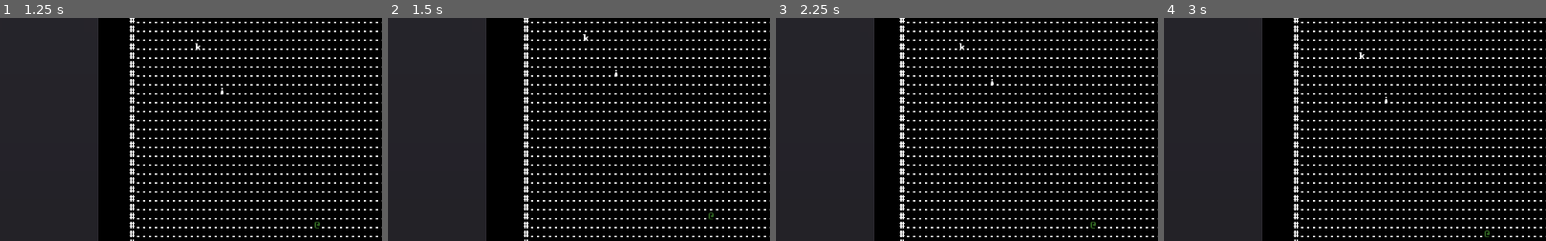
Above: before the commit, frames 1-4 (left to right).
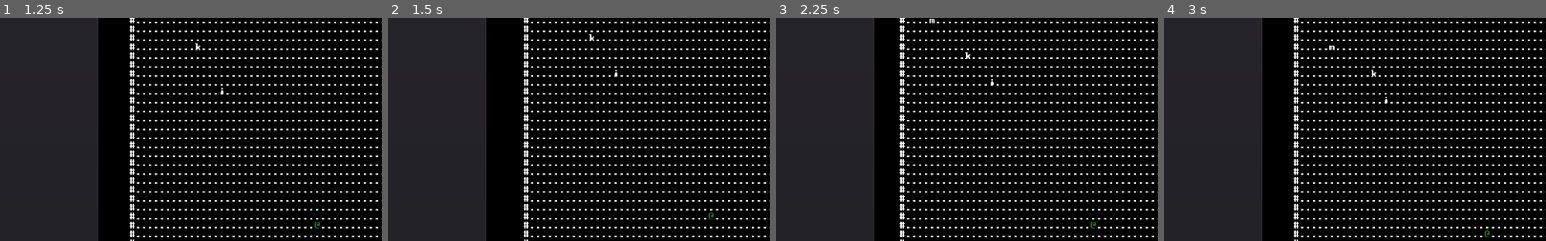
Above: after the commit, the same moments.

Repository: redxaxder/7DRL2022
Game: Godot game, scene res://scenes/root.tscn
The game is run twice, just before and just after one commit, with the same random seed, the same clock (stepped at 60 frames per second) and the same inputs.
Inputs:
- Up to frame 1 (1.25 s): tap Space (action) at 0.5 s; hold Right (right) from 0.53 s (still down); hold Space (action) from 0.53 s (still down)
- Up to frame 2 (1.5 s): release Right (right) at 1.28 s; release Space (action) at 1.28 s; hold Down (down) from 1.28 s (still down); tap Space (action) at 1.35 s
- Up to frame 3 (2.25 s): tap Enter at 2 s; release Down (down) at 2.03 s; hold Right (right) from 2.03 s (still down); hold . (pass) from 2.03 s (still down)
- Up to frame 4 (3 s): tap Space (action) at 2.3, 2.75, 2.85 s; release Right (right) at 2.78 s; release . (pass) at 2.78 s; hold Up (up) from 2.78 s (still down)
The pictures show only the part of the screen within x 2-52%, y 0-50%; the shares and areas given below are measured in that part.

Frame 1 is identical in both runs. In frame 2, less than 0.1% of the frame differs, in the area x 51-54%, y 7-11%; in frame 3, 0.1%, in the area x 40-51%, y 0-19%; in frame 4, 0.1%.

Commit message:
location service tendrils

Diff:
--- a/lib/actor.gd
+++ b/lib/actor.gd
@@ -10,18 +10,19 @@
 var combatLog: CombatLog
 var locationService: LocationService
 
-var pos: Vector2
 var player: bool = false
 var speed: int = 3
 
 func try_move(i,j) -> bool:
+	var pos = Vector2(i,j)
 	if terrain.at(i,j) == '#':
 		return false
-#	if locationService.lookup(Vector2(i,j), constants.BLOCKER).size() > 0:
-#		return false
+	if locationService.lookup(pos, constants.BLOCKER).size() > 0:
+		return false
 	else:
-		set_pos(Vector2(i,j))
-		terrain.update_dijkstra_map([pos])
+		set_pos(pos)
+		if player:
+			terrain.update_dijkstra_map([pos])
 		position = self.SCREEN.dungeon_to_screen(pos.x ,pos.y)
 		return true
 
@@ -29,10 +30,10 @@
 	return locationService.lookup_backward(self, default)
 
 func set_pos(p: Vector2):
-	pos = p
 	locationService.insert(self,p)
 
 func knockback(dir: Vector2):
+	var pos = get_pos()
 	var i: int = pos.x + dir.x
 	var j: int = pos.y + dir.y
 	var c: bool = try_move(i, j)
--- a/lib/mob.gd
+++ b/lib/mob.gd
@@ -43,6 +43,7 @@
 	return final_candidates[randi() % final_candidates.size()]
 
 func draw() -> void:
-	var t_pos = self.SCREEN.dungeon_to_screen(self.pos.x,self.pos.y)
+	var pos = get_pos()
+	var t_pos = self.SCREEN.dungeon_to_screen(pos.x,pos.y)
 	self.transform.origin.x = float(t_pos.x)
 	self.transform.origin.y = float(t_pos.y)
--- a/scenes/LocationService.gd
+++ b/scenes/LocationService.gd
@@ -20,7 +20,7 @@
 	else:
 		var ret = []
 		for res in results:
-			if res.is_in_group(group):
+			if res && res.is_in_group(group):
 				ret.append(res)
 		return ret
 
--- a/scenes/run.gd
+++ b/scenes/run.gd
@@ -64,26 +64,27 @@
 		var acted: bool = false
 		var moved: bool = false
 		var dir: int = DIR.UP
+		var ppos = pc.get_pos()
 		if event.is_action_pressed("left"):
-			acted = pc.try_move(pc.pos.x-1,pc.pos.y)
+			acted = pc.try_move(ppos.x-1,ppos.y)
 			if acted:
 				update_pan(DIR.LEFT)
 				moved = true
 				dir = DIR.LEFT
 		elif event.is_action_pressed("right"):
-			acted = pc.try_move(pc.pos.x+1,pc.pos.y)
+			acted = pc.try_move(ppos.x+1,ppos.y)
 			if acted:
 				update_pan(DIR.RIGHT)
 				moved = true
 				dir = DIR.RIGHT
 		elif event.is_action_pressed("up"):
-			acted = pc.try_move(pc.pos.x,pc.pos.y-1)
+			acted = pc.try_move(ppos.x,ppos.y-1)
 			if acted:
 				update_pan(DIR.UP)
 				moved = true
 				dir = DIR.UP
 		elif event.is_action_pressed("down"):
-			acted = pc.try_move(pc.pos.x,pc.pos.y+1)
+			acted = pc.try_move(ppos.x,ppos.y+1)
 			if acted:
 				update_pan(DIR.DOWN)
 				moved = true
@@ -129,7 +130,8 @@
 		pan = scale(pan, SCREEN.TILE_WIDTH)
 	else:
 		pan = scale(pan, SCREEN.TILE_HEIGHT)
-	$camera.position = SCREEN.dungeon_to_screen(pc.pos.x, pc.pos.y) + SCREEN.CENTER + pan
+	var ppos = pc.get_pos()
+	$camera.position = SCREEN.dungeon_to_screen(ppos.x, ppos.y) + SCREEN.CENTER + pan
 
 var DeathModal: PackedScene = preload("res://scenes/DeathModal.tscn")
 func _handle_death():
--- a/sprites/knight.gd
+++ b/sprites/knight.gd
@@ -14,7 +14,7 @@
 		attack()
 	else:
 		var next = .seek_to_player()
-		self.pos = next
+		set_pos(next)
 
 func attack():
 	if not self.blocking:
@@ -29,7 +29,7 @@
 
 func is_hit(dir: Vector2):
 	if self.blocking:
-		var v = pos - pc.pos
+		var v = get_pos() - pc.get_pos()
 		if abs(v.x) + abs(v.y) < 1 && (pc.fatigue <= 0 || pc.rage > 0):
 			emit_signal(constants.ENEMY_HIT, dir)
 			self.blocking = false
@@ -41,7 +41,8 @@
 		.is_hit(dir)
 
 func draw() -> void:
-	var t_pos = self.SCREEN.dungeon_to_screen(self.pos.x,self.pos.y)
+	var pos = get_pos()
+	var t_pos = self.SCREEN.dungeon_to_screen(pos.x,pos.y)
 	self.transform.origin.x = float(t_pos.x)
 	self.transform.origin.y = float(t_pos.y)
 	if self.blocking:
--- a/sprites/monk.gd
+++ b/sprites/monk.gd
@@ -13,7 +13,7 @@
 		attack()
 	else:
 		var next = .seek_to_player()
-		self.pos = next
+		set_pos(next)
 
 func attack():
 	#monk stuff i dunno
@@ -24,6 +24,7 @@
 	pass
 
 func draw() -> void:
-	var t_pos = self.SCREEN.dungeon_to_screen(self.pos.x,self.pos.y)
+	var pos = get_pos()
+	var t_pos = self.SCREEN.dungeon_to_screen(pos.x,pos.y)
 	self.transform.origin.x = float(t_pos.x)
 	self.transform.origin.y = float(t_pos.y)
--- a/sprites/pc.gd
+++ b/sprites/pc.gd
@@ -48,4 +48,5 @@
 
 func enemy_hit(dir):
 	#back out of the enemy's spot
+	var pos = get_pos()
 	try_move(pos.x - dir.x, pos.y - dir.y)
